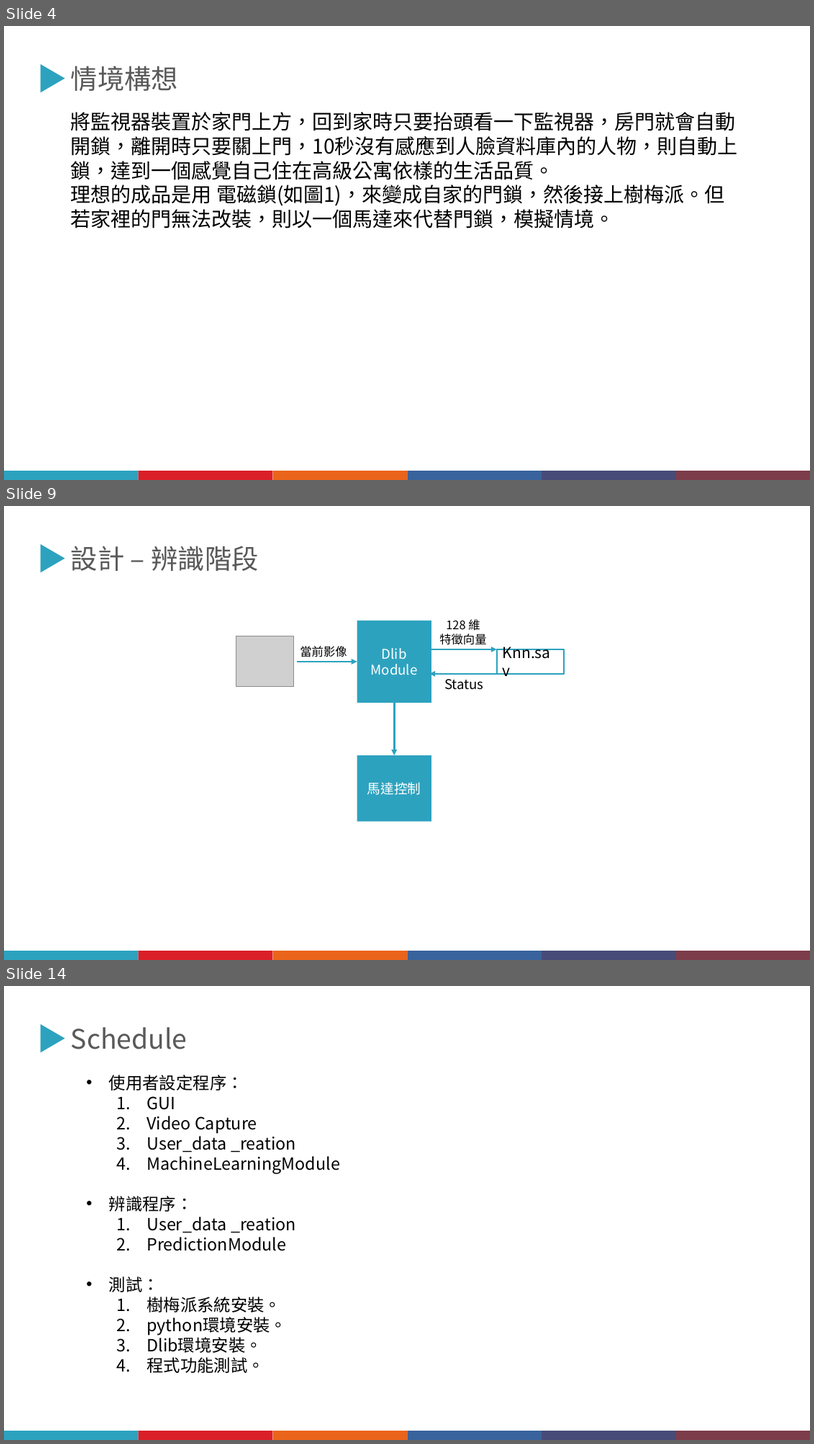
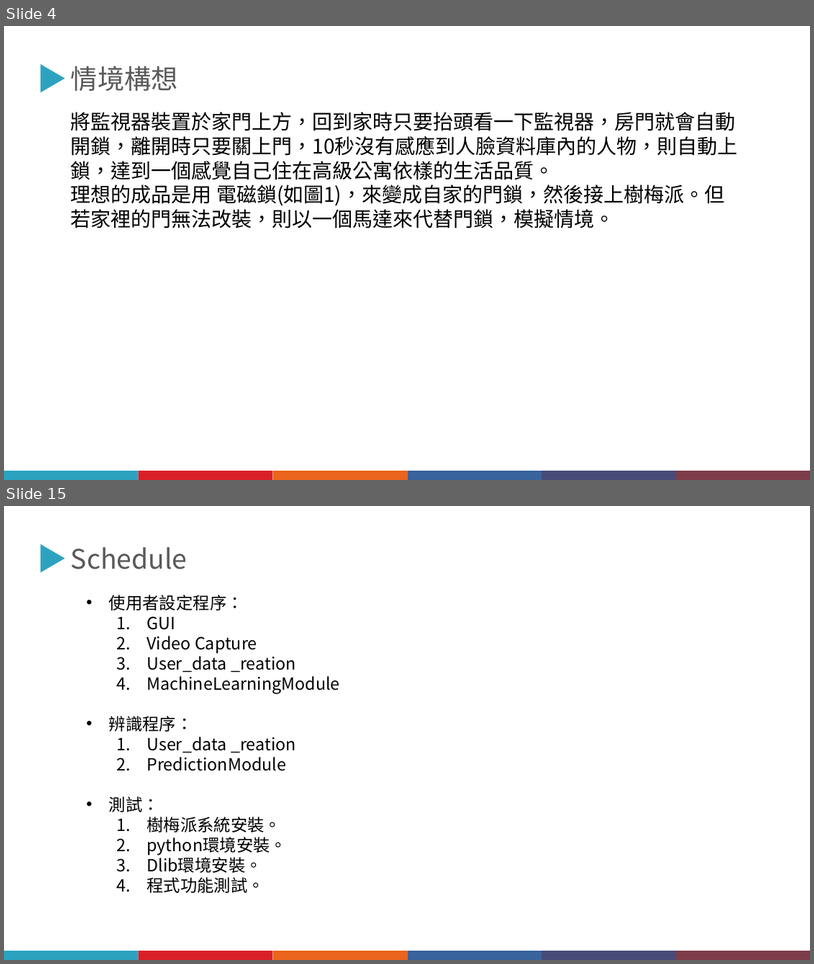
Before and after one commit to JiangXiu01/1091-EmbeddedImageProcessing, a slide deck: 期中報告/1092嵌入式影像_期中報告202105211327.pptx. Shown one above the other, each under a label of ours: slides 4, 9 and 14 before the commit, slides 4 and 15 after it; the slides between them are not shown. The pictures are 814x1444 and 814x964 pixels, drawn with LibreOffice and Linux fonts; fonts in the diff are those of the drawing; grey boxes stand for pictures. Boxes give left, top, right and bottom in pixels: in the first picture for what was removed or moved away, otherwise in the second. Text is boxed around its words. In the diff, an @@ line names an element or a change of style, - is before the commit and + after.

```diff
--- a/期中報告/1092嵌入式影像_期中報告202105211327.pptx
+++ b/期中報告/1092嵌入式影像_期中報告202105211327.pptx
@@ slide 9 removed at [4, 506, 810, 960], background #FFFFFF @@
@@ triangle removed at [41, 544, 64, 572] @@
@@ text removed at [71, 546, 258, 571] @@
-設計 – 辨識階段
@@ group removed at [237, 619, 564, 821]: 4 arrows, 3 rectangles, 3 texts, 1 picture @@
-Dlib
-Module
-Knn.sav
-128 維
-特徵向量
-馬達控制
-Status
-當前影像
@@ group removed at [4, 951, 810, 960]: 6 rectangles @@
@@ what was slide 14 is now slide 15 @@
```
Also in this commit, not shown: 9 slides changed, 4 slides added, 2 other slides removed.
